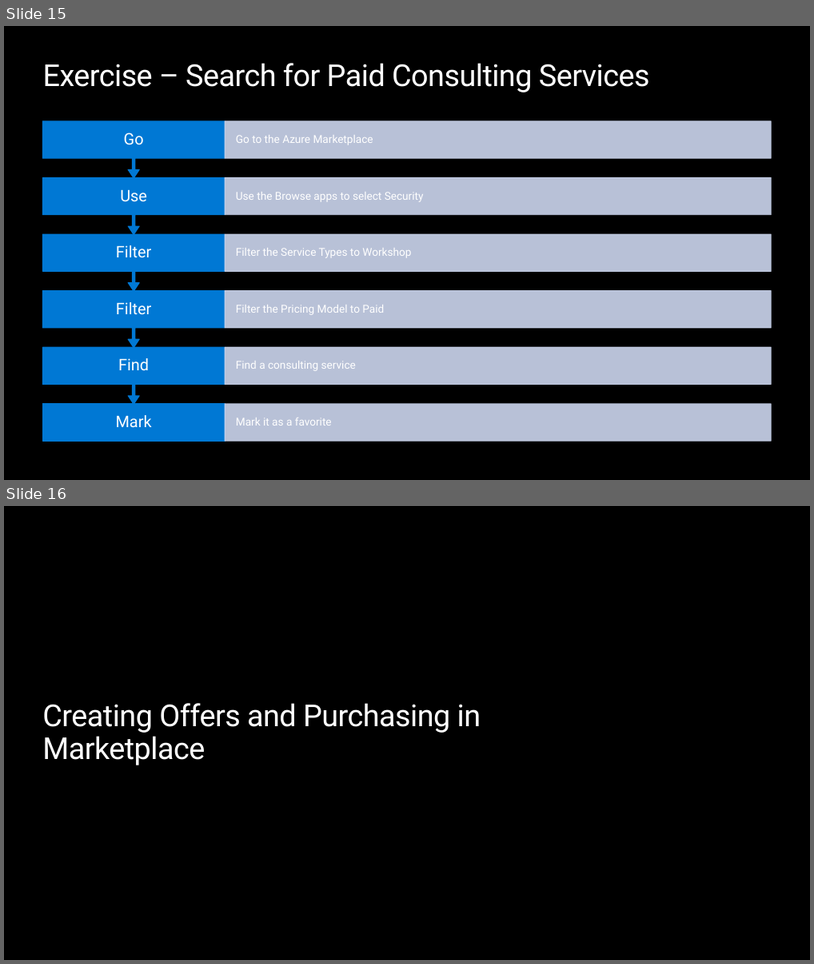
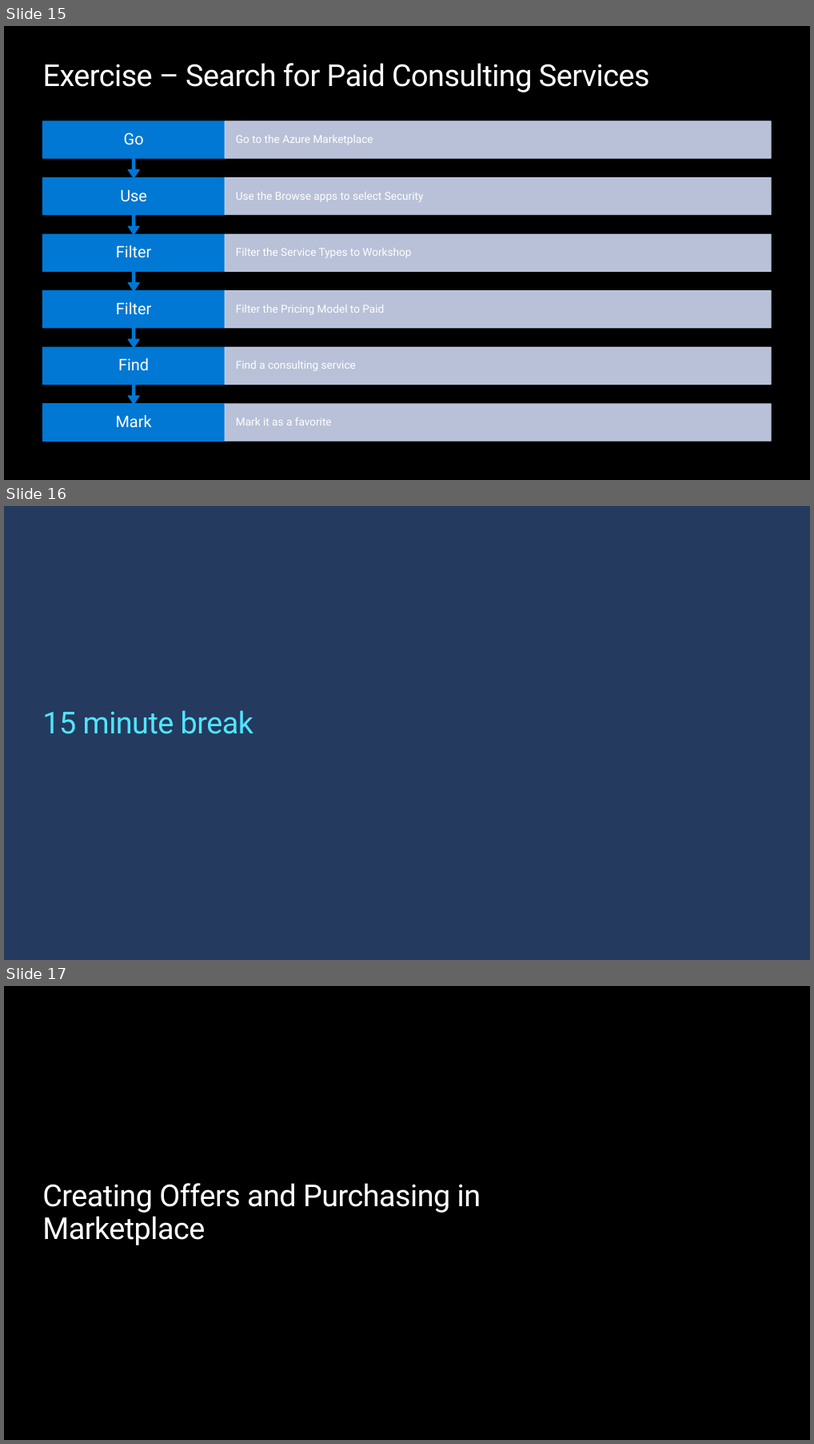
Before and after one commit to opsgility/marketplace, a slide deck: azure-marketplace-workshop/Day 1 - Skilling Deck for Microsoft Marketplace.pptx. Shown one above the other, each under a label of ours: slides 15 and 16 before the commit, slides 15, 16 and 17 after it. The pictures are 814x964 and 814x1444 pixels, drawn with LibreOffice and Linux fonts; fonts in the diff are those of the drawing; background and template pictures are left out. Boxes give left, top, right and bottom in pixels: in the first picture for what was removed or moved away, otherwise in the second. Text is boxed around its words. In the diff, an @@ line names an element or a change of style, - is before the commit and + after.

```diff
--- a/azure-marketplace-workshop/Day 1 - Skilling Deck for Microsoft Marketplace.pptx
+++ b/azure-marketplace-workshop/Day 1 - Skilling Deck for Microsoft Marketplace.pptx
@@ slide 16 added at (4,506,810,960), background #243A5E @@
@@ title added at (42,710,254,734), 36 pt, text #50E6FF @@
+15 minute break
@@ what was slide 16 is now slide 17 @@
```
Also in this commit, not shown: 1 other slide added, 9 other files.
